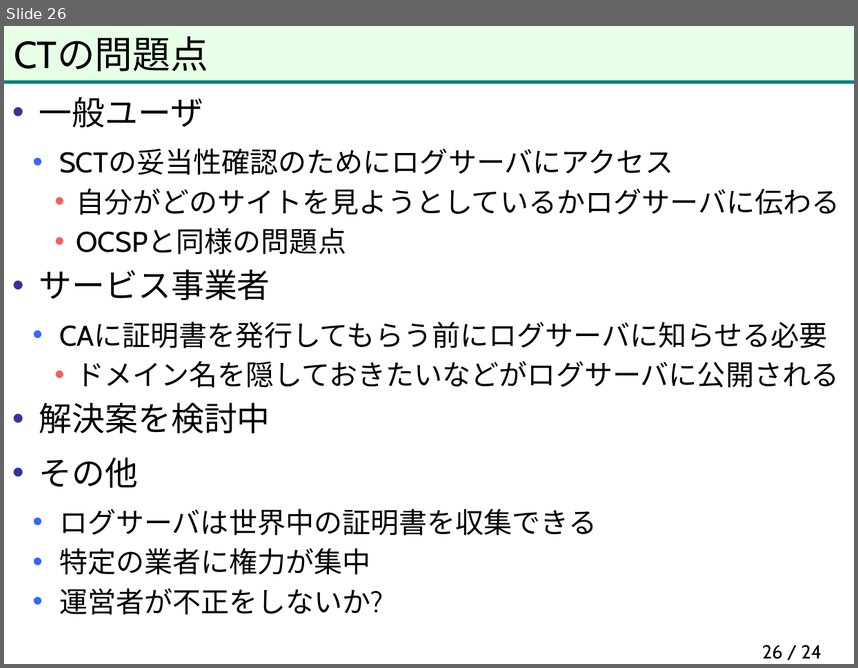
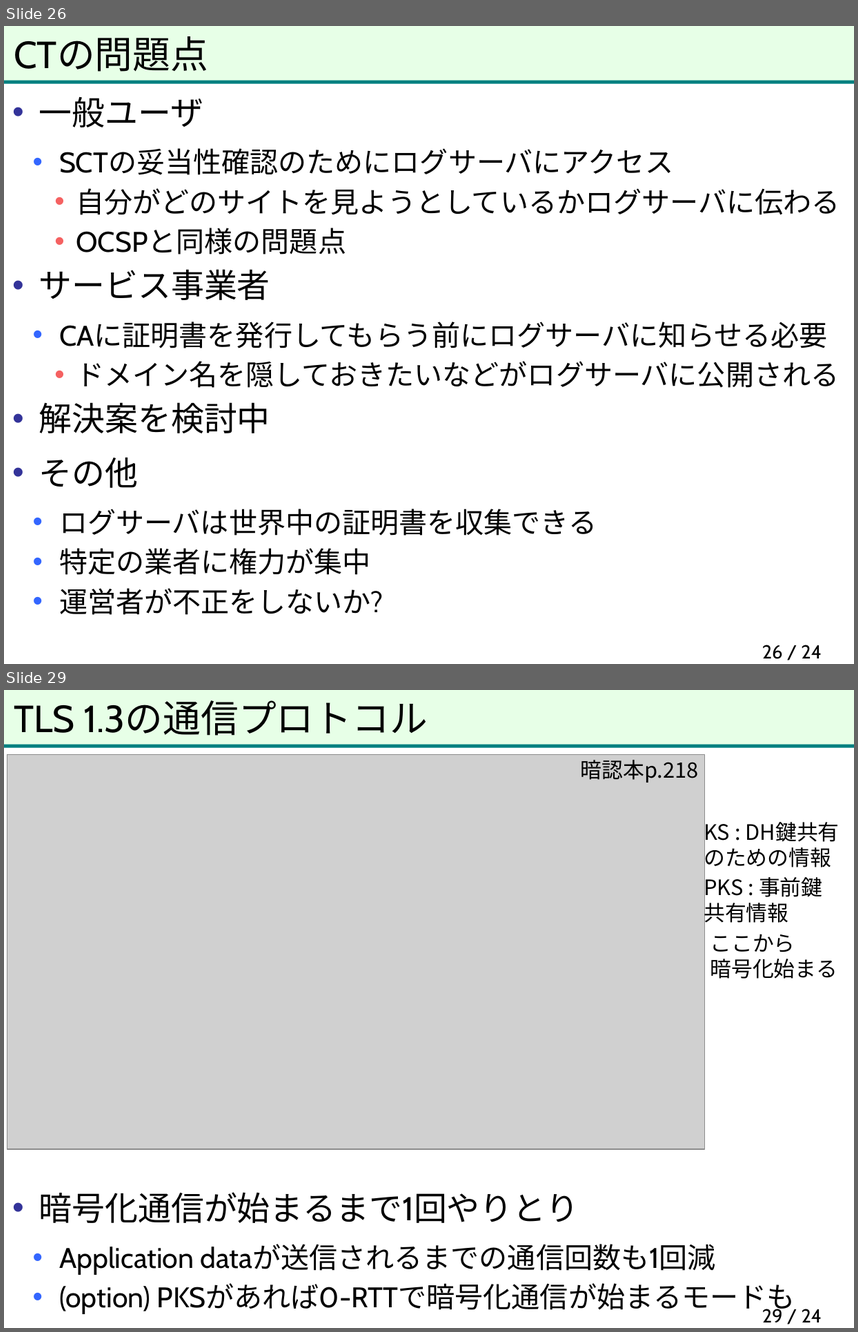
Before and after one commit to herumi/anninbon, a slide deck: lec/anninbon8.pptx. Shown one above the other, each under a label of ours: slide 26 before the commit, slides 26 and 29 after it; the slides between them are not shown. The pictures are 858x668 and 858x1332 pixels, drawn with LibreOffice and Linux fonts; fonts in the diff are those of the drawing; grey boxes stand for pictures; background and template pictures are left out. Boxes give left, top, right and bottom in pixels: in the first picture for what was removed or moved away, otherwise in the second. Text is boxed around its words. In the diff, an @@ line names an element or a change of style, - is before the commit and + after.

```diff
--- a/lec/anninbon8.pptx
+++ b/lec/anninbon8.pptx
@@ slide 29 added at [4,690,854,1328], background #FFFFFF; not listed: 2 template elements that a slide beside it also shows @@
@@ title added at [14,700,428,736], 32 pt, text #000000 @@
+TLS 1.3の通信プロトコル
@@ picture added at [7,755,704,1149] @@
@@ text added at [581,760,699,782], 18 pt, text #000000 @@
+暗認本p.218
@@ text added at [704,818,840,871], 18 pt, text #000000 @@
+KS : DH鍵共有
+のための情報
@@ text added at [704,874,822,927], 18 pt, text #000000 @@
+PKS : 事前鍵
+共有情報
@@ text added at [711,934,838,978], 18 pt, text #000000 @@
+ここから
+暗号化始まる
@@ text added at [39,1192,795,1314], 24 pt, text #000000 @@
+• 暗号化通信が始まるまで1回やりとり
+  • Application dataが送信されるまでの通信回数も1回減
+  • (option) PKSがあれば0-RTTで暗号化通信が始まるモードも
@@ page number added at [762,1306,822,1322], 16 pt, text #000000 @@
+29 / 24
```
Also in this commit, not shown: 14 other slides added.
